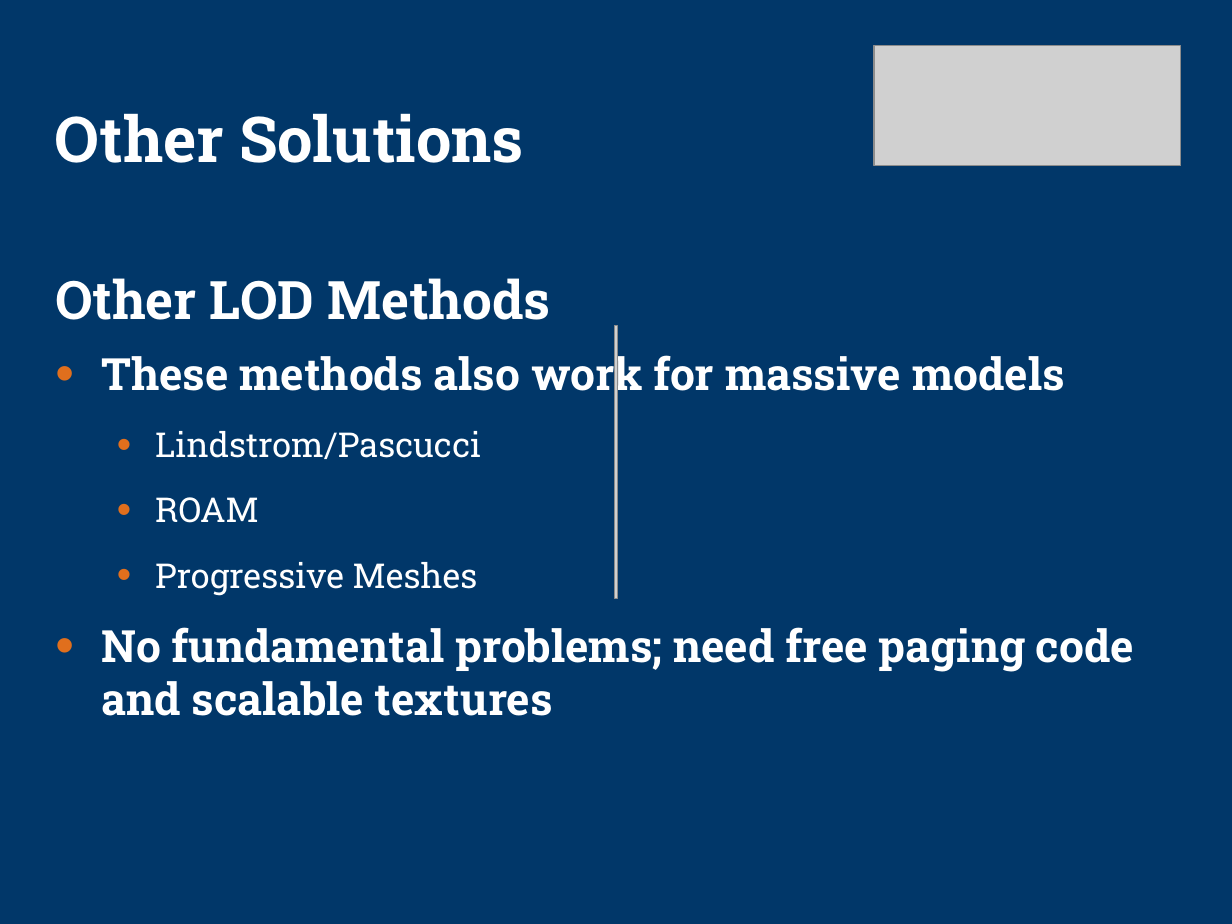
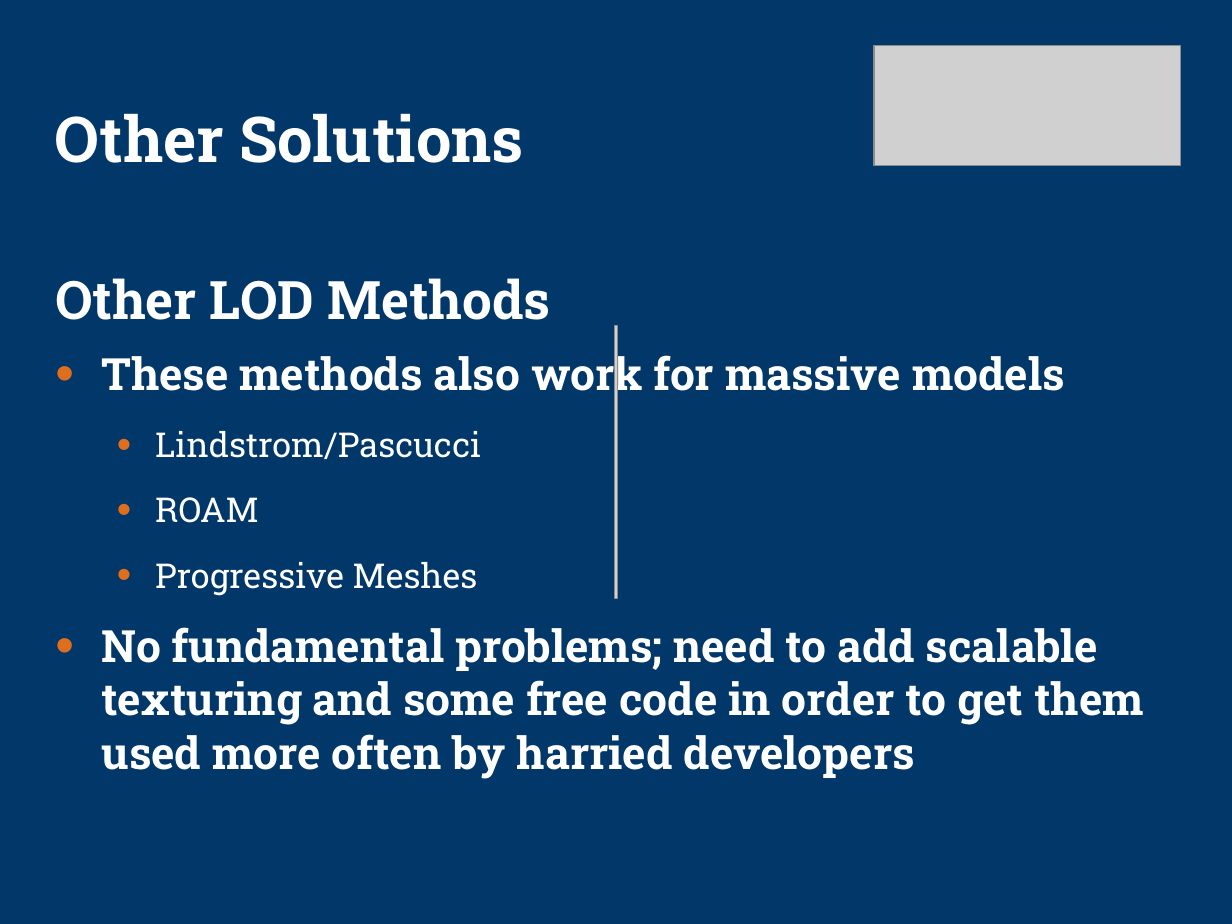
Before and after one commit to kphillisjr/tu-testbed, a slide deck: slide 37 of tu-testbed/docs/sig-preso2.ppt (slide 38 before the commit). Drawn at 1232x924 pixels with LibreOffice and Linux fonts; fonts in the diff are those of the drawing; grey boxes stand for pictures; background and template pictures are left out. Boxes give left, top, right and bottom in pixels: in the first picture for what was removed or moved away, otherwise in the second. Text is boxed around its words. In the diff, an @@ line names an element or a change of style, - is before the commit and + after.

Commit message:
Edited slides.
Modified .chu format so that chunk headers are all at the start of the file -- this makes startup of big datasets much much quicker (since only the first few megs of the file need to be read)

```diff
--- a/tu-testbed/docs/sig-preso2.ppt
+++ b/tu-testbed/docs/sig-preso2.ppt
@@ text at <box>101,627,1144,779</box>: text changed @@
-• No fundamental problems; need free paging code and scalable textures
+• No fundamental problems; need to add scalable texturing and some free code in order to get them used more often by harried developers
```
Also in this commit, not shown: 11 other slides changed, 1 slide removed, 6 other files.
